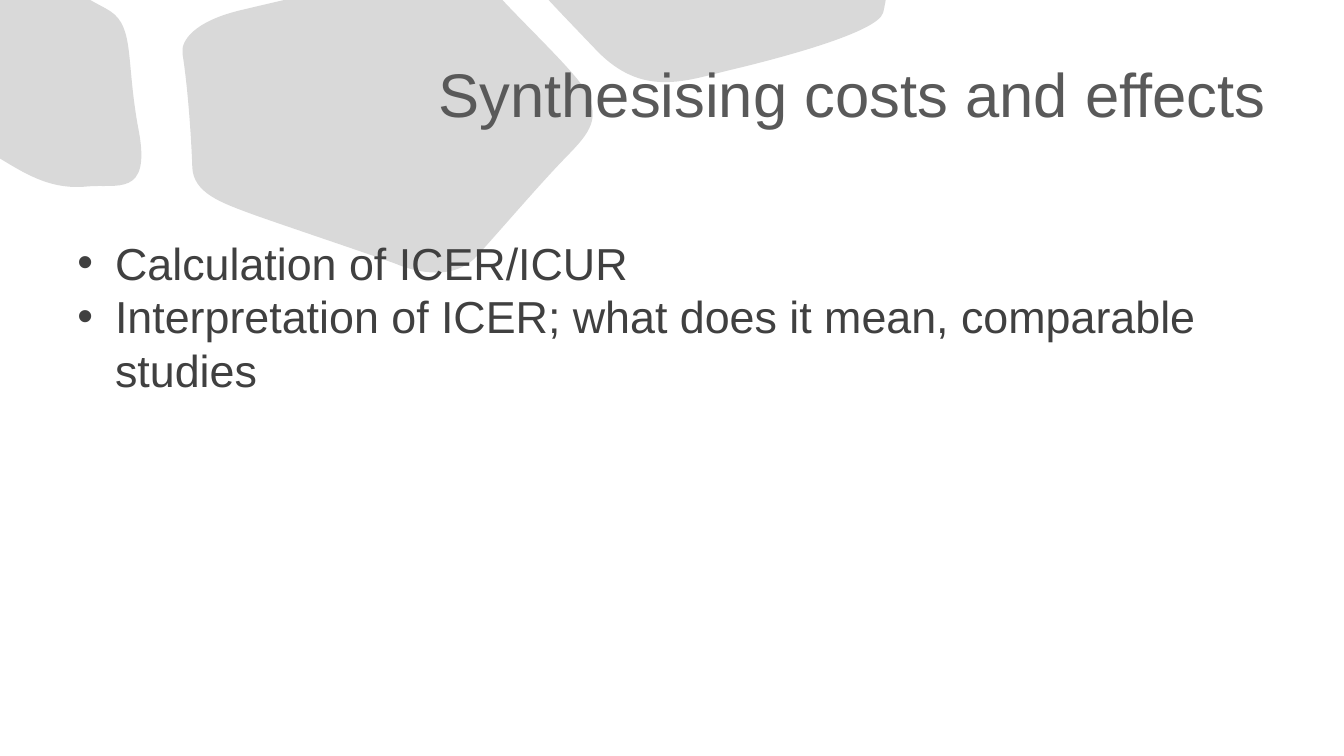
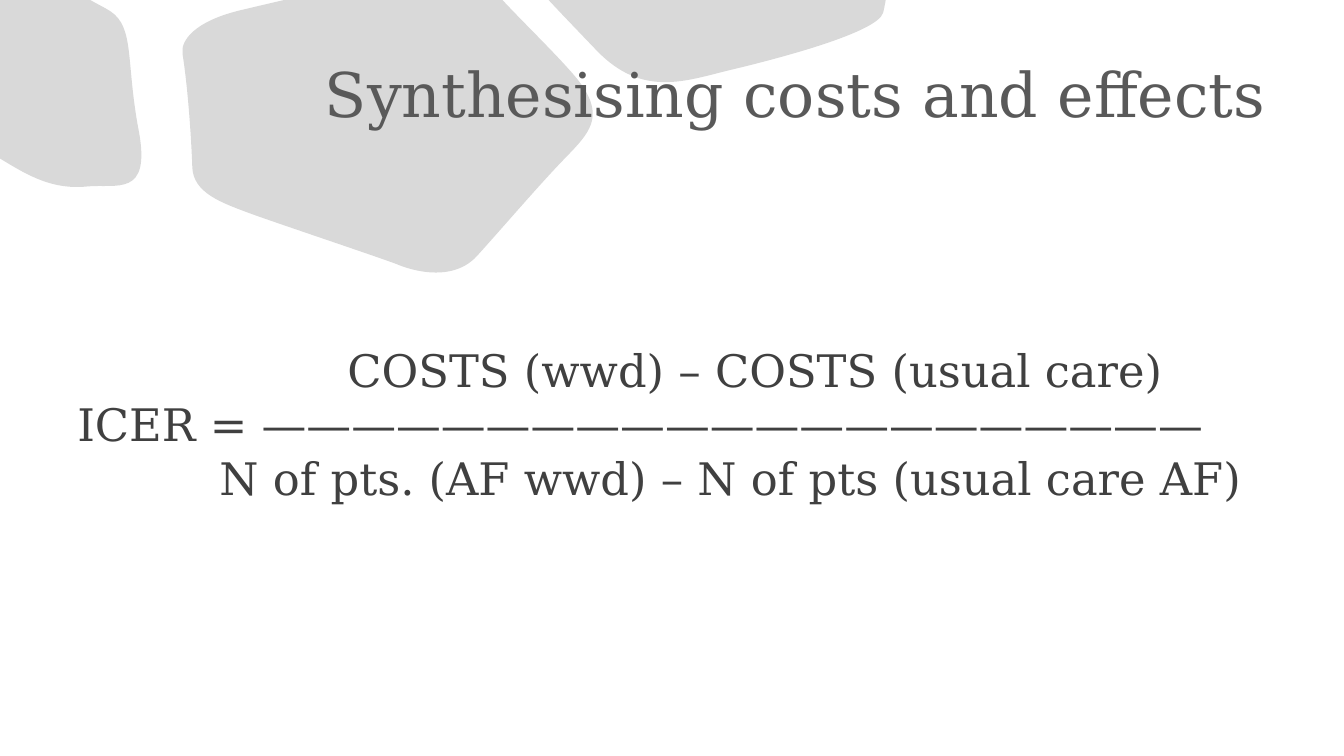
Before and after one commit to kostadinoff/SMU_seminar_in_economic-_evaluation_in_Healthcare, a slide deck: slide 10 of group_assigment/group_assigment.pptx. Drawn at 1344x756 pixels with LibreOffice and Linux fonts; fonts in the diff are those of the drawing. Boxes give left, top, right and bottom in pixels: in the first picture for what was removed or moved away, otherwise in the second. Text is boxed around its words. In the diff, an @@ line names an element or a change of style, - is before the commit and + after.

```diff
--- a/group_assigment/group_assigment.pptx
+++ b/group_assigment/group_assigment.pptx
@@ title "Synthesising costs and effects" at (325, 70, 1265, 131): font Arial to DejaVu Serif @@
@@ text at (77, 353, 1241, 505): text changed; font Arial to DejaVu Serif @@
-• Calculation of ICER/ICUR
-• Interpretation of ICER; what does it mean, comparable studies
+COSTS (wwd) – COSTS (usual care)
+ICER = —————————————————————
+N of pts. (AF wwd) – N of pts (usual care AF)
```
Also in this commit, not shown: 5 other slides changed, 7 slides added, 7 slides removed, 9 other files.
